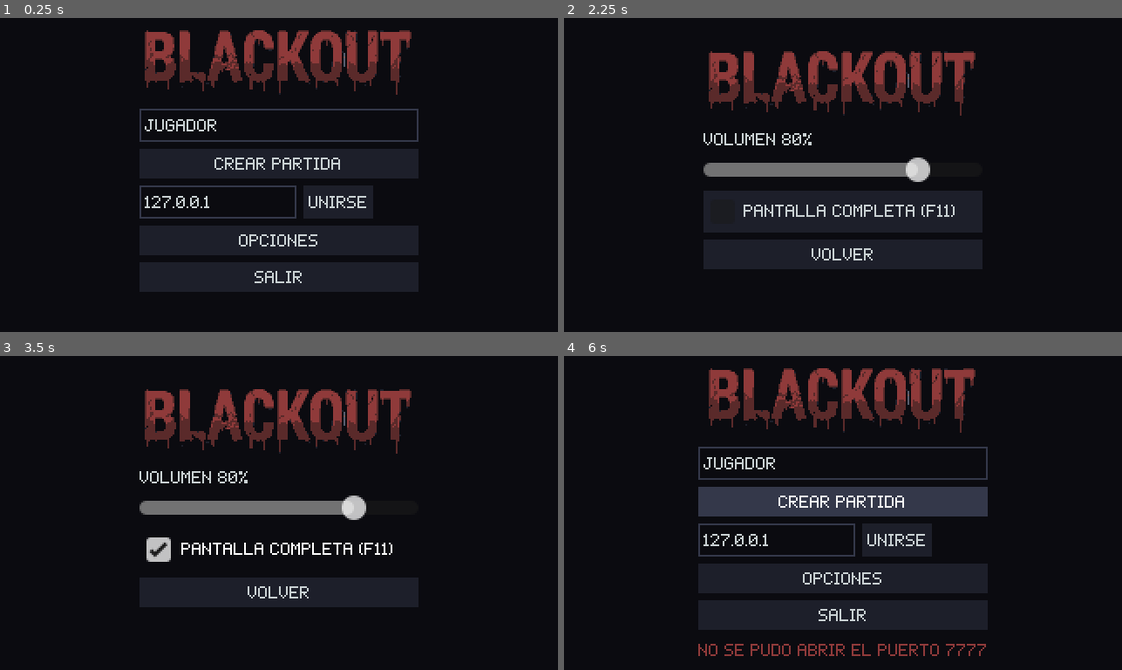
Above: before the commit, frames 1-4 (two rows, left to right).
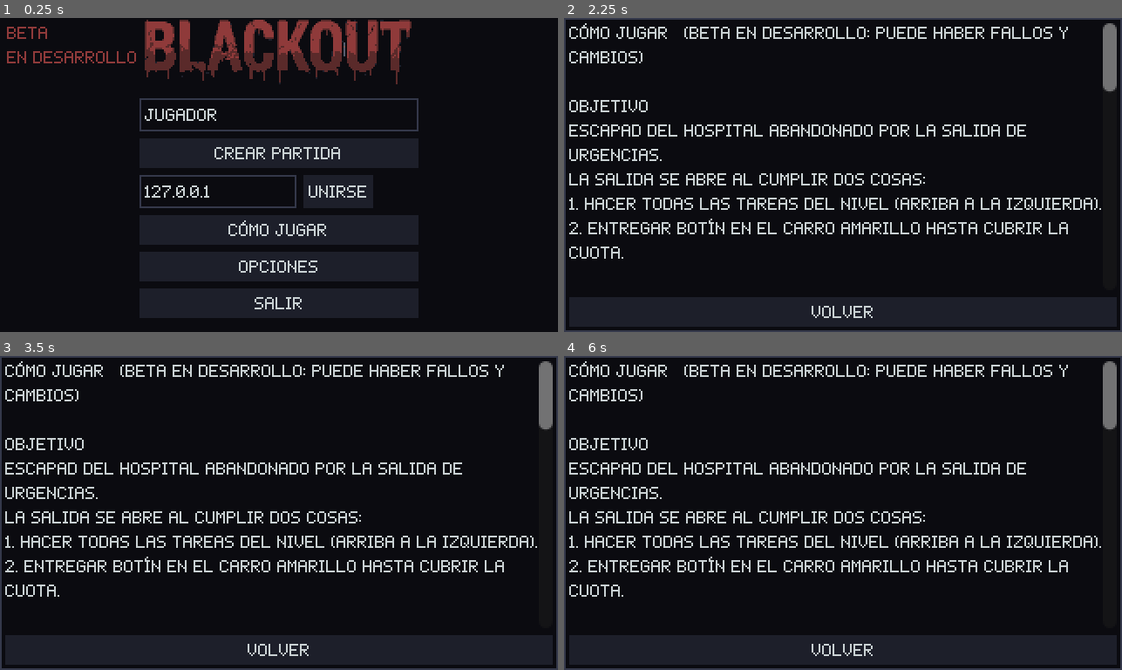
Above: after the commit, the same moments.

Repository: Skyfreefury/blackout-beta
Game: Godot game, scene res://scenes/menu.tscn
Same seed, same stepped clock (60 frames per second), same inputs: the game is played once before the commit and once after it.
Inputs (mouse positions are in pixels of both pictures, inside the frame that each line leads up to):
- Up to frame 1 (0.25 s): no input
- Up to frame 2 (2.25 s): click (843, 231) at 0.5 s, where only the run after the commit has a clickable "Cómo jugar"; click "Volver" at 1.25 s; click (843, 231) at 2 s, where only the run after the commit has a clickable "Cómo jugar"
- Up to frame 3 (3.5 s): click (279, 550) at 2.75 s, where only the run before the commit has a clickable "Pantalla completa (F11)"
- Up to frame 4 (6 s): click (843, 491) at 3.5 s, where only the run after the commit has a clickable "Crear partida"; click (904, 528) at 4.25 s, where only the run after the commit has a clickable "Unirse"; click "Volver" (after the commit: "Opciones") at 5 s; click "Crear partida" at 5.75 s

The runs differ from the first frame. In frame 1, 21% of the frame differs, in the area x 1-75%, y 0-96%; in frame 2, 34%; in frame 3, 30%; in frame 4, 39%, in the area x 0-100%, y 0-100%.

Commit message:
Fin inmediato con todos derribados y pantalla Cómo jugar
La partida termina en cuanto nadie puede moverse, sin esperar 30 s.
El menú añade instrucciones y el aviso de beta en desarrollo.

Co-Authored-By: Claude Opus 5.5 <noreply@anthropic.com>

Diff:
--- a/scripts/main.gd
+++ b/scripts/main.gd
@@ -308,9 +308,11 @@
 	var all_players := get_tree().get_nodes_in_group("players")
 	if all_players.is_empty():
 		return
+	# La partida sigue mientras alguien pueda moverse. Si todos los que quedan están
+	# derribados nadie puede reanimarlos: termina ya, sin esperar a que se desangren.
 	var survivors := PackedStringArray()
 	for p: Player in all_players:
-		if p.is_active():
+		if p.can_act():
 			return
 		if p.escaped:
 			survivors.append(str(Net.players.get(p.name.to_int(), p.name)))
--- a/scripts/menu.gd
+++ b/scripts/menu.gd
@@ -6,6 +6,43 @@
 const JOIN_TIMEOUT := 5.0
 const TEXT_COLOR := Color("c9d1d3")
 const ACCENT := Color("8f3a3a")
+const HELP_TEXT := """CÓMO JUGAR   (beta en desarrollo: puede haber fallos y cambios)
+
+OBJETIVO
+Escapad del hospital abandonado por la salida de urgencias.
+La salida se abre al cumplir dos cosas:
+1. Hacer todas las tareas del nivel (arriba a la izquierda).
+2. Entregar botín en el carro amarillo hasta cubrir la cuota.
+
+TAREAS
+Mantén E junto a generadores, archivadores, ordenadores y válvulas.
+Los generadores encienden luces de emergencia: el Nonato no entra en ellas.
+
+BOTÍN
+E coge objetos de valor. La mochila lleva 3 y cada uno te frena.
+E junto al carro entrega todo. Si caes, la mochila queda en el suelo.
+
+EL NONATO
+Caza a oscuras. Tu linterna lo aturde y lo hace buscar otro camino.
+Prefiere a quien no le apunta y a quien hace tareas.
+Primer golpe: derribado. Un compañero te reanima manteniendo E.
+Segundo golpe, o 30 s sin ayuda: mueres.
+Más jugadores, más peligro: con 2 y 4 es más fuerte y chilla
+para apagar linternas. Con 3 y 4 hay dos Nonatos.
+
+LINTERNA
+Q o clic derecho. Gasta pila, más aún si alumbras al Nonato.
+Recoge pilas con E. Con poca pila parpadea.
+
+ROLES (sala de espera)
+Enfermero/a, corredor/a, técnico/a y vigía. Cada uno tiene una ventaja y una desventaja.
+
+NIVELES
+Cada nivel suma una tarea y sube la cuota. Ganar pasa al siguiente.
+
+CONTROLES
+WASD mover, ratón apuntar, ESPACIO correr, Q linterna, E usar,
+ESC pausa, F11 pantalla completa."""
 
 var _name_edit := LineEdit.new()
 var _ip_edit := LineEdit.new()
@@ -20,6 +57,7 @@
 var _join_timer := Timer.new()
 var _auto_start_at := 0
 var _options_box := VBoxContainer.new()
+var _help_panel := PanelContainer.new()
 var _volume_slider := HSlider.new()
 var _volume_label := Label.new()
 var _fullscreen_check := CheckBox.new()
@@ -67,6 +105,7 @@
 	join_row.add_child(_ip_edit)
 	join_row.add_child(_button("Unirse", _on_join_pressed))
 	_main_box.add_child(join_row)
+	_main_box.add_child(_button("Cómo jugar", _show_help.bind(true)))
 	_main_box.add_child(_button("Opciones", _show_options.bind(true)))
 	_main_box.add_child(_button("Salir", get_tree().quit))
 
@@ -104,9 +143,42 @@
 	_status.add_theme_color_override("font_color", ACCENT)
 	root.add_child(_status)
 
+	var beta := Label.new()
+	beta.text = "BETA\nEN DESARROLLO"
+	beta.add_theme_color_override("font_color", ACCENT)
+	# Esquina superior izquierda, libre junto al logo.
+	beta.position = Vector2(4, 3)
+	add_child(beta)
+	_build_help()
+
 	_join_timer.one_shot = true
 	_join_timer.timeout.connect(_on_join_failed.bind("Tiempo de espera agotado"))
 	add_child(_join_timer)
+
+
+## Instrucciones a pantalla completa con desplazamiento.
+func _build_help() -> void:
+	_help_panel.set_anchors_preset(Control.PRESET_FULL_RECT)
+	_help_panel.add_theme_stylebox_override("panel", _box(Color("0b0b10"), Color("34384a")))
+	var box := VBoxContainer.new()
+	_help_panel.add_child(box)
+	var scroll := ScrollContainer.new()
+	scroll.size_flags_vertical = Control.SIZE_EXPAND_FILL
+	scroll.horizontal_scroll_mode = ScrollContainer.SCROLL_MODE_DISABLED
+	box.add_child(scroll)
+	var text := Label.new()
+	text.autowrap_mode = TextServer.AUTOWRAP_WORD_SMART
+	text.size_flags_horizontal = Control.SIZE_EXPAND_FILL
+	# El archivo puede guardarse con saltos de Windows: se quitan los retornos de carro.
+	text.text = HELP_TEXT.replace(char(13), "")
+	scroll.add_child(text)
+	box.add_child(_button("Volver", _show_help.bind(false)))
+	_help_panel.visible = false
+	add_child(_help_panel)
+
+
+func _show_help(open: bool) -> void:
+	_help_panel.visible = open
 
 
 func _show_options(open: bool) -> void:
@@ -252,6 +324,8 @@
 		print("RESULT vuelta_al_menu motivo=%s" % _status.text)
 		get_tree().quit()
 		return
+	if args.has("help"):
+		_show_help(true)
 	if args.has("menushot"):
 		await get_tree().create_timer(0.3).timeout
 		var img := get_viewport().get_texture().get_image()
